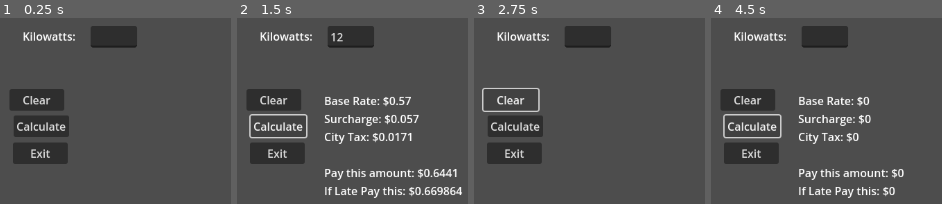
Above: before the commit, frames 1-4 (left to right).
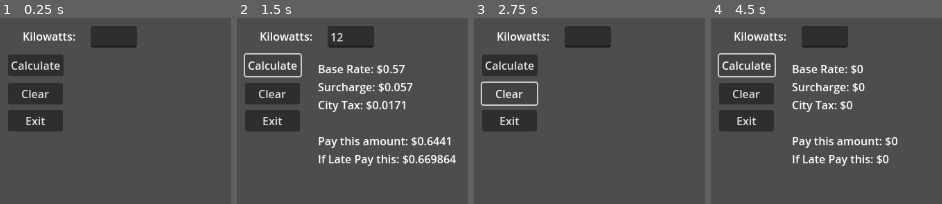
Above: after the commit, the same moments.

Repository: dcChilshock/GameDesign1
Game: Godot game, scene res://prog_93a.tscn
Same seed, same stepped clock (60 frames per second), same inputs: the game is played once before the commit and once after it. This scene is started directly instead of the project's main scene.
Inputs (mouse positions are in pixels of both pictures, inside the frame that each line leads up to):
- Up to frame 1 (0.25 s): no input
- Up to frame 2 (1.5 s): click (350, 36) at 0.52 s; type "12" at 0.6 s; click "Calculate" at 1.25 s
- Up to frame 3 (2.75 s): click "Clear" at 2 s
- Up to frame 4 (4.5 s): click "Calculate" at 2.75 s; click "Clear" at 3.5 s; click "Calculate" at 4.25 s

The runs differ from the first frame. In frame 1, 9.4% of the frame differs, in the area x 3-30%, y 19-79%; in frame 2, 18%, in the area x 3-98%, y 18-97%; in frame 3, 8.9%; in frame 4, 16%.

Commit message:
Update prog_93a.tscn

Diff:
--- a/prog_93a.tscn
+++ b/prog_93a.tscn
@@ -13,34 +13,34 @@
 
 [node name="Calculatebtn" type="Button" parent="."]
 layout_mode = 0
-offset_left = 24.0
-offset_top = 197.0
-offset_right = 104.0
-offset_bottom = 228.0
+offset_left = 16.0
+offset_top = 109.0
+offset_right = 96.0
+offset_bottom = 140.0
 text = "Calculate"
 
 [node name="Clearbtn" type="Button" parent="."]
 layout_mode = 0
-offset_left = 18.0
-offset_top = 159.0
-offset_right = 97.0
-offset_bottom = 190.0
+offset_left = 16.0
+offset_top = 150.0
+offset_right = 95.0
+offset_bottom = 181.0
 text = "Clear"
 
 [node name="Exitbtn" type="Button" parent="."]
 layout_mode = 0
-offset_left = 23.0
-offset_top = 236.0
-offset_right = 102.0
-offset_bottom = 267.0
+offset_left = 16.0
+offset_top = 189.0
+offset_right = 95.0
+offset_bottom = 220.0
 text = "Exit"
 
 [node name="Bigmanoutput" type="Label" parent="."]
 layout_mode = 0
-offset_left = 130.0
-offset_top = 164.0
-offset_right = 260.0
-offset_bottom = 269.0
+offset_left = 121.0
+offset_top = 118.0
+offset_right = 299.0
+offset_bottom = 267.0
 
 [node name="kilowattlbl" type="Label" parent="."]
 layout_mode = 0
